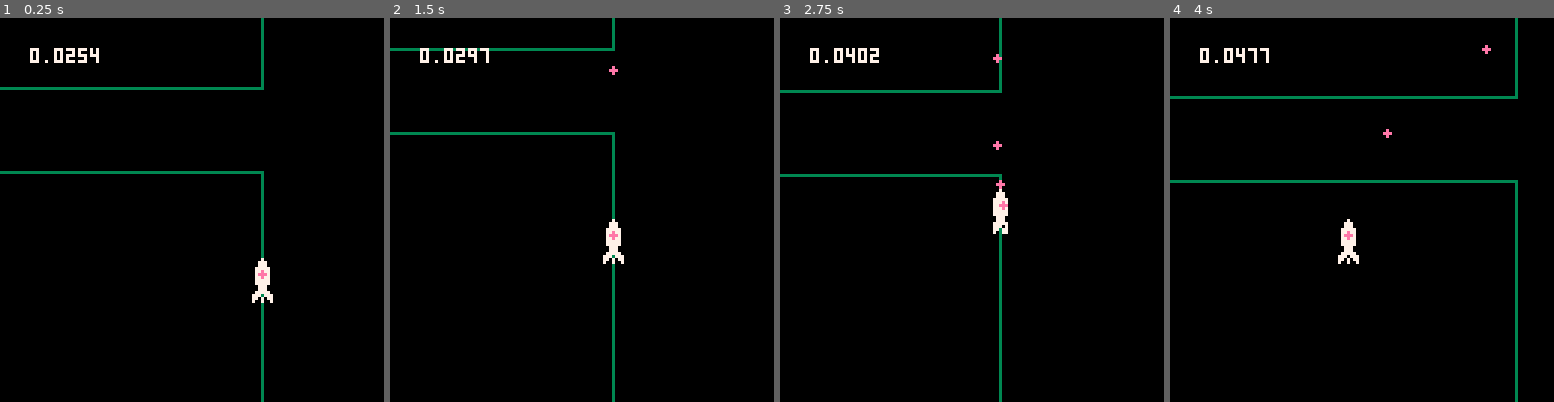
Above: before the commit, frames 1-4 (left to right).
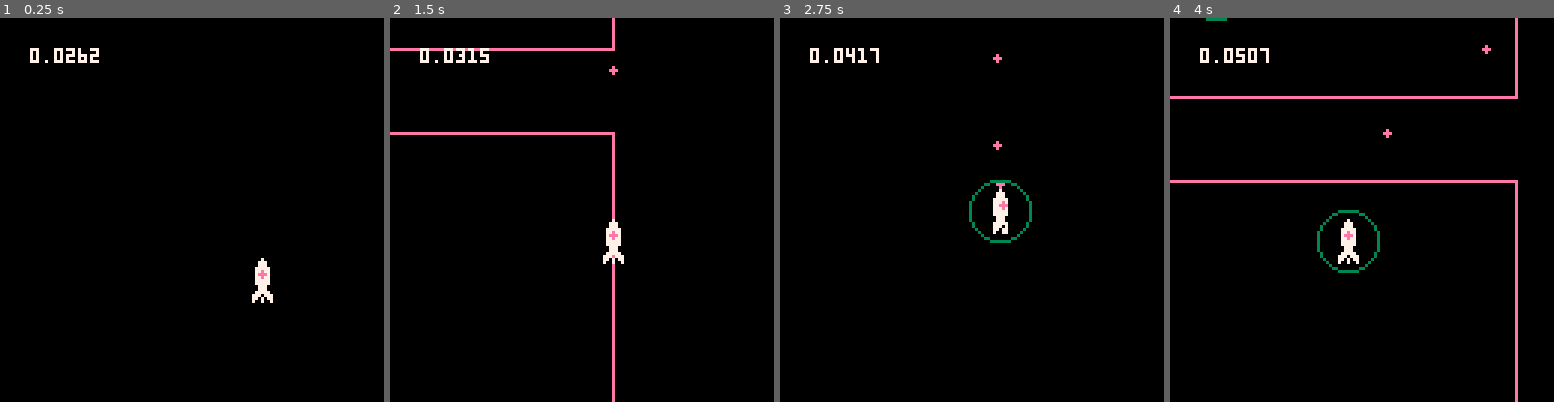
Above: after the commit, the same moments.

Repository: catnipped/friendlyfire
Game: PICO-8 cartridge friendlyfire.p8
Two runs of this game, one before a commit and one after it. Both use one fixed random seed, a clock stepped at 60 frames per second and the inputs below.
Inputs:
- Up to frame 1 (0.25 s): no input
- Up to frame 2 (1.5 s): tap O (Z key) at 0.7 s
- Up to frame 3 (2.75 s): hold Right 1.6-2.1 s; tap O (Z key) at 1.7, 2.1, 2.5 s; hold Up 2.15-2.42 s; hold Right from 2.47 s (still down)
- Up to frame 4 (4 s): tap O (Z key) at 2.9, 3.3, 3.7 s; release Right at 3.03 s; hold Left 3.08-3.58 s; hold Down 3.63-3.97 s

The runs differ from the first frame. In frame 1, 1.6% of the frame differs, in the area x 0-69%, y 0-100%; in frame 2, 1.5%; in frame 3, 1.8%; in frame 4, 2.5%, in the area x 0-91%, y 0-100%.

Commit message:
everything blinks

Diff:
--- a/friendlyfire.p8
+++ b/friendlyfire.p8
@@ -252,7 +252,8 @@
 	pal()
 	local lbounds = const.bounds
 	for box in all(lbounds) do
-		rect(box.x,box.y,box.x+box.w,box.y+box.h,3)
+		if every(30,0,3) then rect(box.x,box.y,box.x+box.w,box.y+box.h,11) end
+		if every(30,3,5) then rect(box.x,box.y,box.x+box.w,box.y+box.h,14) end
 	end
 		if every(3) then pal(7,14) end
 		if every(3,1) then pal(7,11) end
@@ -263,7 +264,8 @@
 	for p in all(state.players) do
 		local lp = p
 		local flipy = false
-		if p.id == 2 then flipy = true end
+		if every(4,0,2) then circ(lp.x,lp.y,10,3) end
+		if lp.id == 2 then flipy = true end
 		if btn(0,lp.id-1) then
 			spr(2,lp.x-3,lp.y-8,1,2,true,flipy)
 		elseif btn(1,lp.id-1) then
